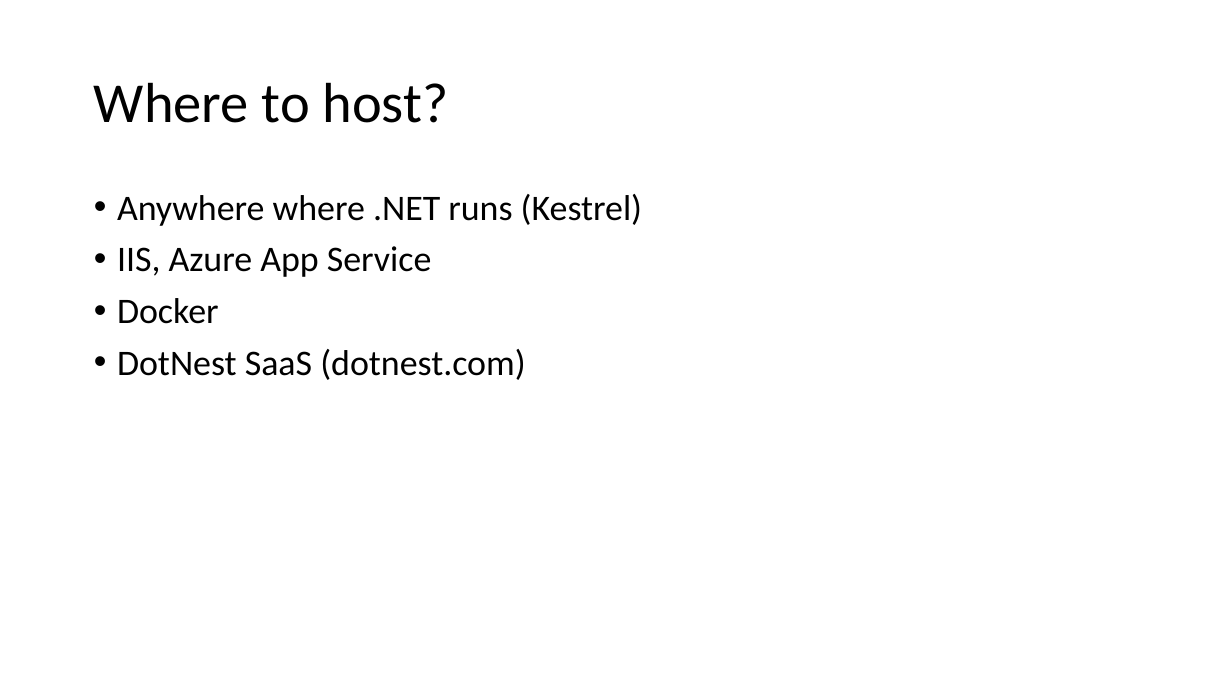
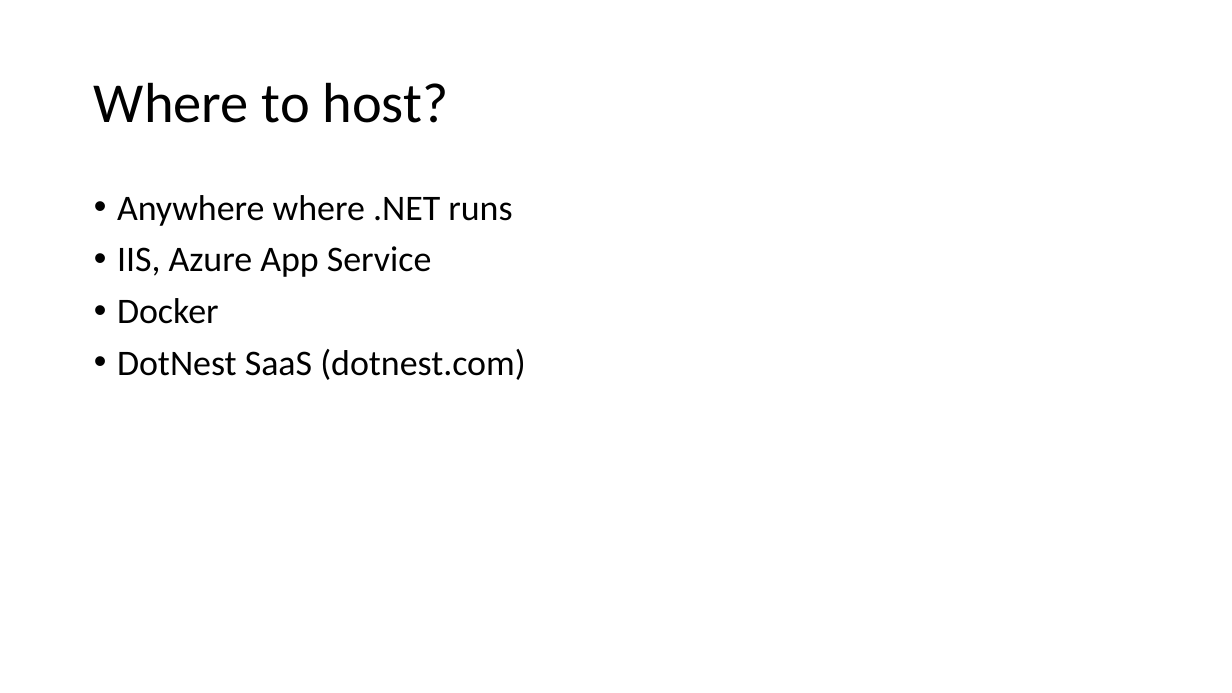
Before and after one commit to Lombiq/Orchard-Ambassadors-Toolbox, a slide deck: slide 12 of IntroductoryTalkTemplate/Orchard Core CMS introductory talk.pptx. Drawn at 1232x693 pixels with LibreOffice and Linux fonts; fonts in the diff are those of the drawing. Boxes give left, top, right and bottom in pixels: in the first picture for what was removed or moved away, otherwise in the second. Text is boxed around its words. In the diff, an @@ line names an element or a change of style, - is before the commit and + after.

```diff
--- a/IntroductoryTalkTemplate/Orchard Core CMS introductory talk.pptx
+++ b/IntroductoryTalkTemplate/Orchard Core CMS introductory talk.pptx
@@ text at bbox=[117, 195, 512, 226]: text changed @@
-• Anywhere where .NET runs (Kestrel)
+• Anywhere where .NET runs
```
Also in this commit, not shown: 3 other slides changed.
